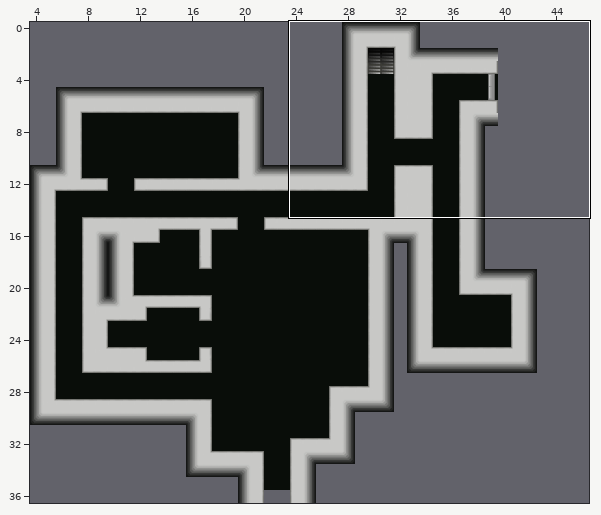
Tiled map: GGJ2013/data/levels/level0.tmx. Above, an overview of the earlier version with the close-up marked.
Close-up. As it was:
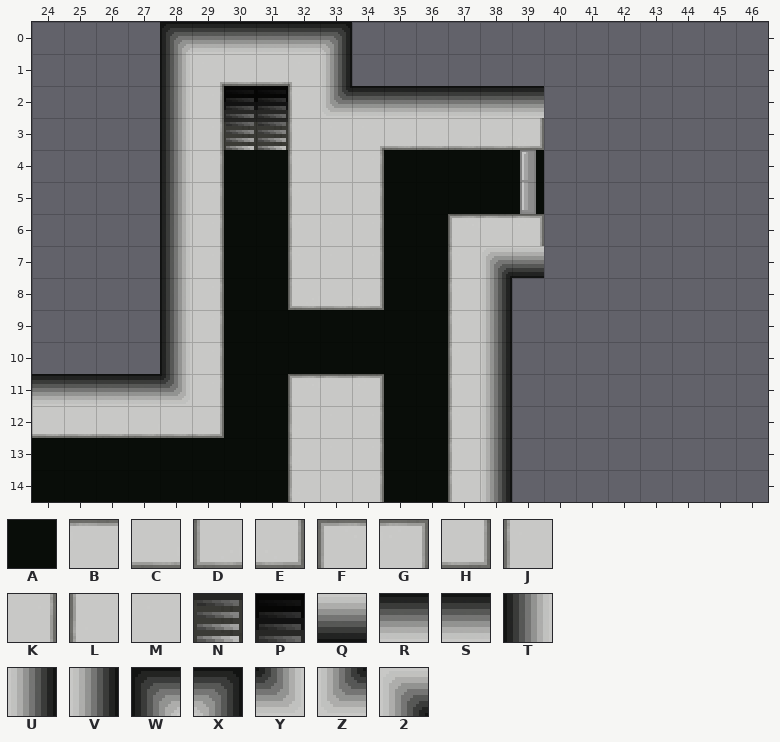
Cells are 64x64 px. Shown: x 24..46, y 0..14.
Key: from "base": A 0, B 10, C 10 turned 180, D 12, E 12 flipped left-right, F 12 flipped up-down, G 12 turned 180, H 13 flipped up-down, J 14, K 14 flipped left-right, L 14 flipped up-down, M 19, N 22 flipped up-down, P 23 flipped up-down, Q 25, R 25 flipped up-down, S 25 turned 180, T 26, U 26 flipped left-right, V 26 turned 180, W 27 flipped up-down, X 27 turned 180, Y 28, Z 28 flipped left-right, 2 28 turned 180.
_ is an empty cell.
Layers that did not change in this view are not listed.
Layer "base" before, first column x 24:
 0 ____WSRRRX_____________
 1 ____TMCCMV_____________
 2 ____TKPPJZSSSSSS_______
 3 ____TKNNJMMCCCCE_______
 4 ____TKAAJMKAAAAA_______
 5 ____TKAAJMKAAAAA_______
 6 ____TKAAJMKAAFBG_______
 7 ____TKAAJMKAAJ2Q_______
 8 ____TKAADCEAAJU________
 9 ____TKAAAAAAAJU________
10 ____TKAAAAAAAJU________
11 RRRRYKAAFBGAAJU________
12 CCCCCHAALMKAAJU________
13 AAAAAAAALMKAAJU________
14 AAAAAAAALMKAAJU________
New version:
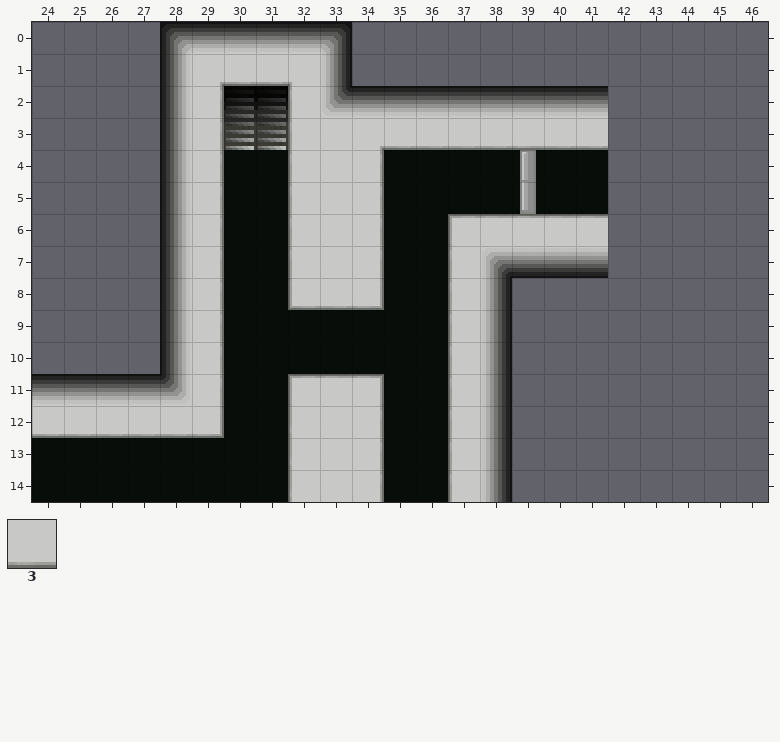
Further tiles: from "base": 3 10 flipped up-down.
Diff:
{"where": "layer \"base\""}
{"y":2,"x":40,"old":"__","new":"RR"}
{"y":3,"x":39,"old":"E__","new":"3CC"}
{"y":4,"x":40,"old":"__","new":"AA"}
{"y":5,"x":40,"old":"__","new":"AA"}
{"y":6,"x":39,"old":"G__","new":"BBB"}
{"y":7,"x":40,"old":"__","new":"QQ"}
{"label":"changed","picture_box":[540,86,608,278]}
